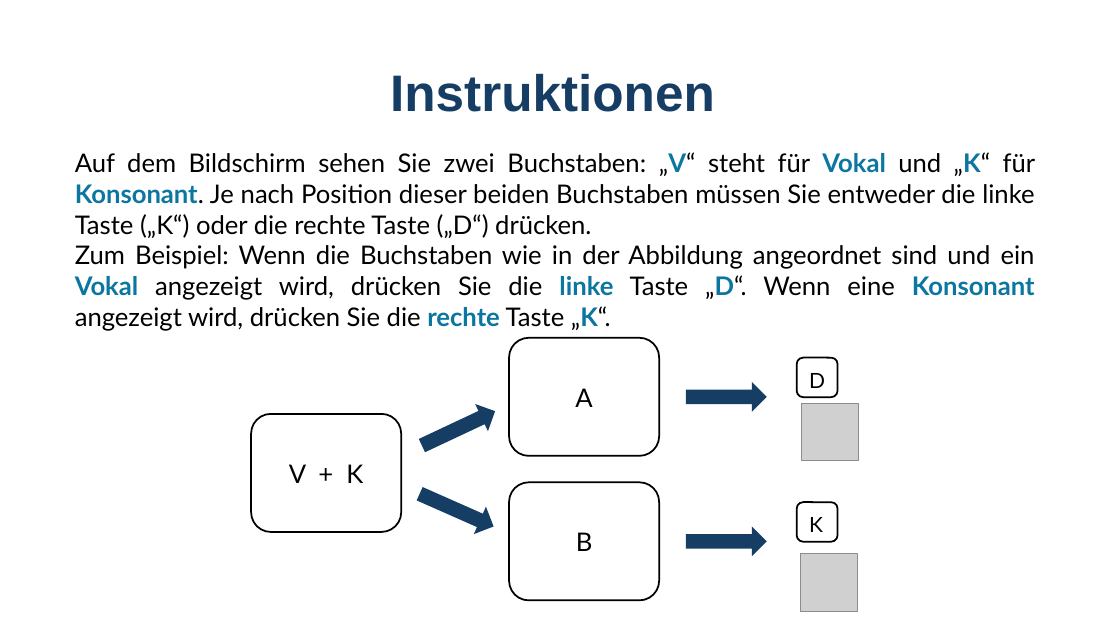
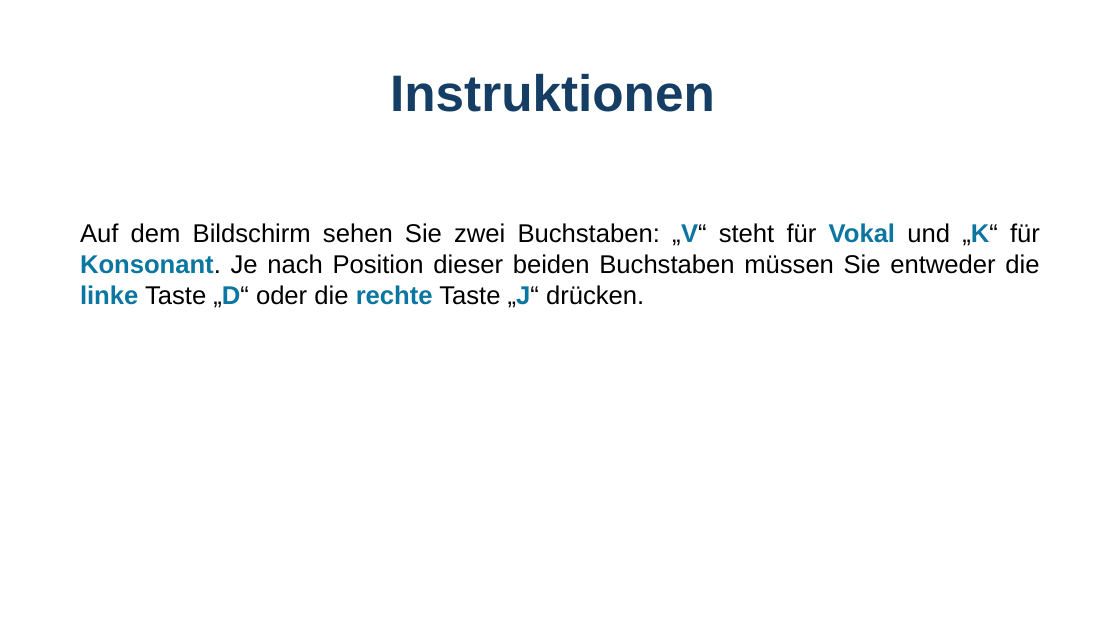
Before and after one commit to GidonFrischkorn/Ambizione-IndividualDifferencesStudy, a slide deck: slide 3 of tasks/28-letter-judgement-changing/Instructions_letterchangeSR.pptx. Drawn at 1120x630 pixels with LibreOffice and Linux fonts; fonts in the diff are those of the drawing; grey boxes stand for pictures. Boxes give left, top, right and bottom in pixels: in the first picture for what was removed or moved away, otherwise in the second. Text is boxed around its words. In the diff, an @@ line names an element or a change of style, - is before the commit and + after.

```diff
--- a/tasks/28-letter-judgement-changing/Instructions_letterchangeSR.pptx
+++ b/tasks/28-letter-judgement-changing/Instructions_letterchangeSR.pptx
@@ text at box(80, 223, 1040, 308): text changed; font Lato to Arial @@
-Auf dem Bildschirm sehen Sie zwei Buchstaben: „V“ steht für Vokal und „K“ für Konsonant. Je nach Position dieser beiden Buchstaben müssen Sie entweder die linke Taste („K“) oder die rechte Taste („D“) drücken.
-Zum Beispiel: Wenn die Buchstaben wie in der Abbildung angeordnet sind und ein Vokal angezeigt wird, drücken Sie die linke Taste „D“. Wenn eine Konsonant angezeigt wird, drücken Sie die rechte Taste „K“.
+Auf dem Bildschirm sehen Sie zwei Buchstaben: „V“ steht für Vokal und „K“ für Konsonant. Je nach Position dieser beiden Buchstaben müssen Sie entweder die linke Taste „D“ oder die rechte Taste „J“ drücken.
@@ group removed at box(251, 338, 859, 611): 5 rounded rectangles, 5 texts, 4 right arrows, 2 pictures @@
-V + K
-A
-B
-D
-K
```
Also in this commit, not shown: 1 other slide changed, 1 slide added, 9 other files.
